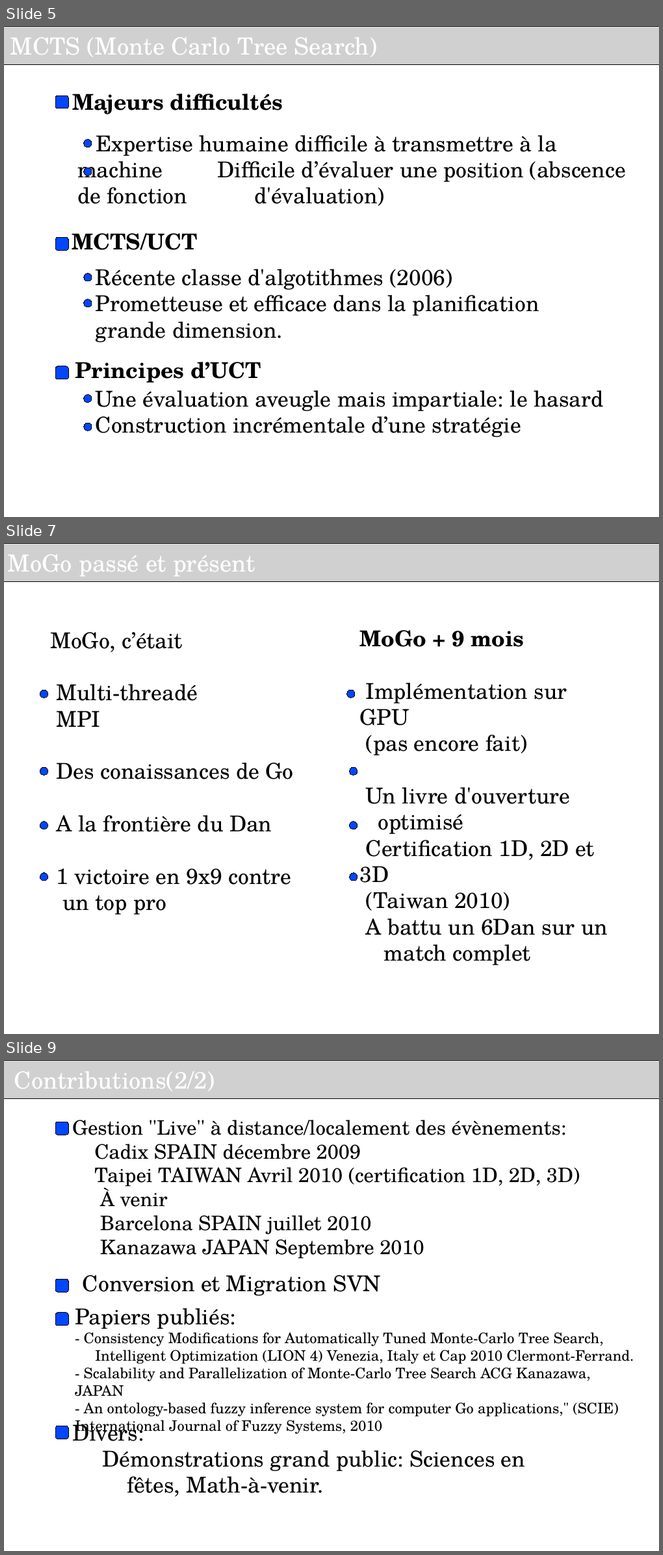
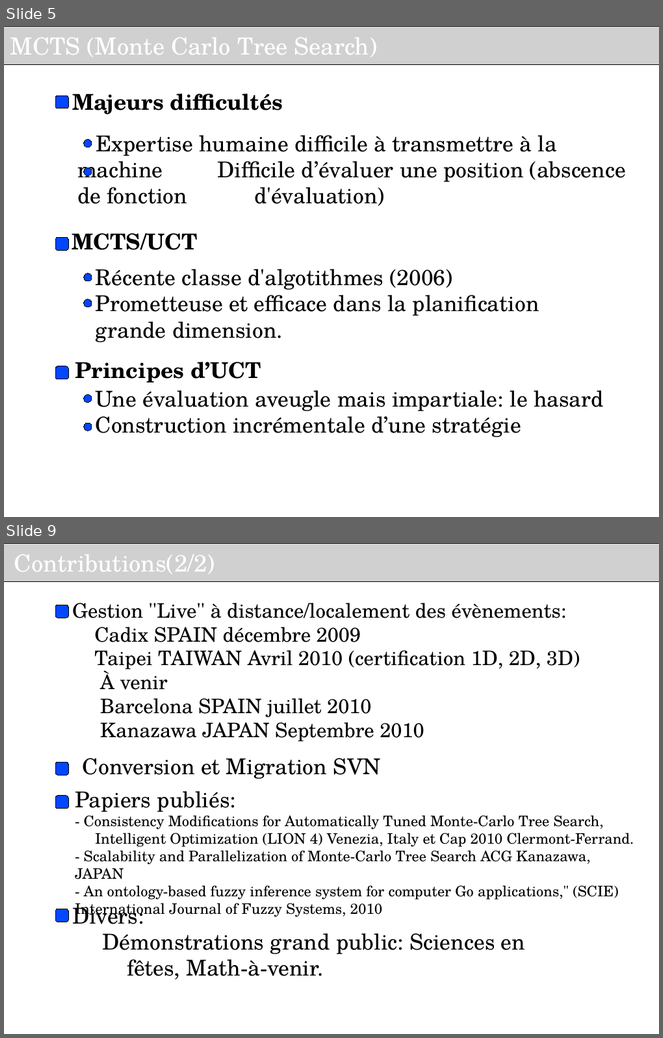
Before and after one commit to haspeleo/Android-Dev, a slide deck: MCTS/Soutenance_INRIA_V2.odp. Shown one above the other, each under a label of ours: slides 5, 7 and 9 before the commit, slides 5 and 9 after it; the slides between them are not shown. The pictures are 663x1555 and 663x1038 pixels, drawn with LibreOffice and Linux fonts; fonts in the diff are those of the drawing; grey boxes stand for pictures; background and template pictures are left out. Boxes give left, top, right and bottom in pixels: in the first picture for what was removed or moved away, otherwise in the second. Text is boxed around its words. In the diff, an @@ line names an element or a change of style, - is before the commit and + after.

```diff
--- a/MCTS/Soutenance_INRIA_V2.odp
+++ b/MCTS/Soutenance_INRIA_V2.odp
@@ slide 7 removed at [4, 543, 659, 1034], background #FFFFFF @@
@@ picture removed at [4, 543, 659, 581] @@
-MoGo passé et présent
@@ text removed at [50, 632, 294, 915] @@
-MoGo, c’était
-Multi-threadé
-MPI
-Des conaissances de Go
-A la frontière du Dan
-1 victoire en 9x9 contre un top pro
@@ text removed at [360, 630, 608, 965] @@
-MoGo + 9 mois
-Implémentation sur GPU
-(pas encore fait)
-Un livre d'ouverture optimisé
-Certification 1D, 2D et 3D
-(Taiwan 2010)
-A battu un 6Dan sur un match complet
@@ rounded rectangle removed at [40, 690, 48, 698] @@
@@ rounded rectangle removed at [347, 690, 355, 698] @@
@@ rounded rectangle removed at [40, 768, 48, 776] @@
@@ rounded rectangle removed at [350, 768, 358, 776] @@
@@ rounded rectangle removed at [40, 821, 48, 829] @@
@@ rounded rectangle removed at [350, 821, 358, 829] @@
@@ rounded rectangle removed at [40, 873, 48, 881] @@
@@ rounded rectangle removed at [350, 873, 358, 881] @@
```
Also in this commit, not shown: 6 slides changed, 4 slides added, 3 other slides removed, 1 other file.
